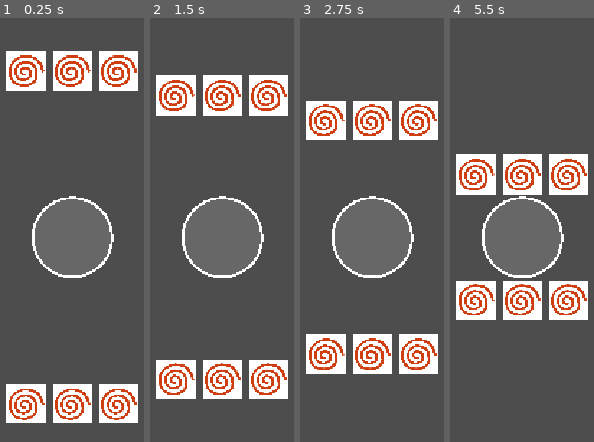
Above: before the commit, frames 1-4 (left to right).
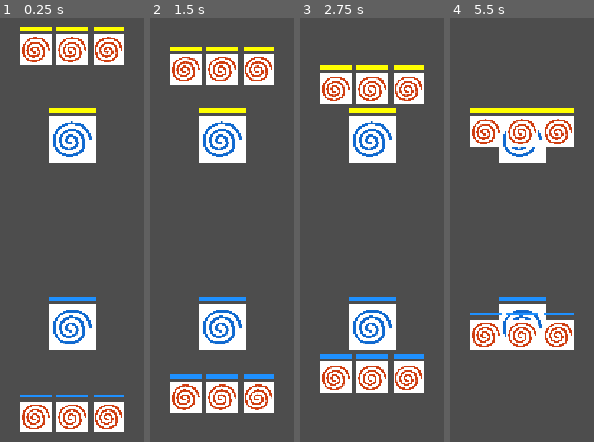
Above: after the commit, the same moments.

Repository: Mvfm-25/Deadlock-Manager
Game: Godot game, scene res://cenas/mapa.tscn
The game is run twice, just before and just after one commit, with the same random seed, the same clock (stepped at 60 frames per second) and the same inputs.
Inputs:
- Up to frame 1 (0.25 s): no input
- Up to frame 2 (1.5 s): no input
- Up to frame 3 (2.75 s): no input
- Up to frame 4 (5.5 s): no input

The runs differ from the first frame. In frame 1, 34% of the frame differs, in the area x 4-96%, y 2-98%; in frame 2, 36%, in the area x 4-96%, y 6-94%; in frame 3, 34%; in frame 4, 35%.

Commit message:
Guardiões de lane adicionados, re-ajuste de alvos prioritários.

Diff:
--- /dev/null
+++ b/deadlock-manager/cenas/guardiao.tscn
@@ -0,0 +1,14 @@
+[gd_scene format=3]
+
+[ext_resource type="PackedScene" uid="uid://dn77geqjksvdm" path="res://cenas/minion.tscn" id="1_minion"]
+[ext_resource type="Script" path="res://scripts/guardiao.gd" id="2_guardiao"]
+[ext_resource type="Texture2D" uid="uid://oagh4g8agphr" path="res://assets/Blue_On_White.png" id="3_textura"]
+
+[node name="Guardiao" instance=ExtResource("1_minion")]
+script = ExtResource("2_guardiao")
+hp = 60
+dano = 2
+
+[node name="Sprite2D" parent="." index="0"]
+texture = ExtResource("3_textura")
+scale = Vector2(1.8, 1.8)
--- a/deadlock-manager/cenas/mapa.tscn
+++ b/deadlock-manager/cenas/mapa.tscn
@@ -1,7 +1,7 @@
 [gd_scene format=3 uid="uid://3ssosdlv7an4"]
 
 [ext_resource type="PackedScene" path="res://cenas/onda.tscn" id="1_onda"]
-[ext_resource type="PackedScene" path="res://cenas/ponto_controle.tscn" id="2_ponto"]
+[ext_resource type="PackedScene" path="res://cenas/guardiao.tscn" id="2_guardiao"]
 [ext_resource type="Script" path="res://scripts/mapa.gd" id="3_mapa"]
 
 [node name="Mapa" type="Node2D" unique_id=133120531]
@@ -11,13 +11,21 @@
 
 [node name="Spawns" type="Node2D" parent="." unique_id=487443152]
 
-[node name="SpawnMother" type="Node2D" parent="Spawns" unique_id=582875992 groups=["spawn_ArchMother"]]
-position = Vector2(0, 2600)
+[node name="SpawnMother" type="Node2D" parent="Spawns" unique_id=582875992 groups=["spawn", "spawn_ArchMother"]]
+position = Vector2(0, 3600)
 
-[node name="SpawnKing" type="Node2D" parent="Spawns" unique_id=1894555378 groups=["spawn_HiddenKing"]]
-position = Vector2(0, -2600)
+[node name="SpawnKing" type="Node2D" parent="Spawns" unique_id=1894555378 groups=["spawn", "spawn_HiddenKing"]]
+position = Vector2(0, -3600)
 
-[node name="PontoControle" parent="." instance=ExtResource("2_ponto")]
+[node name="Guardioes" type="Node2D" parent="."]
+
+[node name="GuardiaoMother" parent="Guardioes" instance=ExtResource("2_guardiao")]
+position = Vector2(0, 1800)
+equipe = "ArchMother"
+
+[node name="GuardiaoKing" parent="Guardioes" instance=ExtResource("2_guardiao")]
+position = Vector2(0, -1800)
+equipe = "HiddenKing"
 
 [node name="Ondas" type="Node2D" parent="." unique_id=1656990257]
 
@@ -29,7 +37,7 @@
 
 [node name="Camera2D" type="Camera2D" parent="." unique_id=1066722705]
 position = Vector2(-6, -312)
-zoom = Vector2(0.095, 0.095)
+zoom = Vector2(0.075, 0.075)
 
 [node name="Interface" type="CanvasLayer" parent="."]
 
@@ -43,5 +51,3 @@
 theme_override_font_sizes/font_size = 64
 horizontal_alignment = 1
 vertical_alignment = 1
-
-[connection signal="capturado" from="PontoControle" to="." method="_on_ponto_controle_capturado"]
--- /dev/null
+++ b/deadlock-manager/scripts/guardiao.gd
@@ -0,0 +1,10 @@
+extends Minion
+
+class_name Guardiao
+
+# Minion buffado e imóvel que barra o avanço das ondas inimigas. Não pertence a
+# nenhuma Onda: por isso não anda e, depois de morto, não volta.
+
+# Os minions só atiram no guardião quando não há minion inimigo à vista.
+func alvoDeUltimaOpcao() -> bool :
+	return true
--- a/deadlock-manager/scripts/minion.gd
+++ b/deadlock-manager/scripts/minion.gd
@@ -11,11 +11,25 @@
 const DESLOCAMENTO_TRACER = 60.0
 const DURACAO_TRACER = 0.3
 
+# Cor do fundo da barra de hp de cada equipe; o preenchimento usa a cor do tiro.
+const CORES_FUNDO_HP = {
+	"HiddenKing": Color.BLACK,
+	"ArchMother": Color.WHITE,
+}
+const ALTURA_BARRA_HP = 80.0
+const MARGEM_BARRA_HP = 60.0
+
 # Emitido ao morrer; a Onda usa para saber quando re-spawnar.
 signal morreu
 
-var hp = 10
-var hp_atual = 10
+@export var hp:int = 10
+var hp_atual = 10 :
+	set(valor) :
+		hp_atual = valor
+		queue_redraw()
+
+# Quanto de hp cada tiro tira do alvo
+@export var dano:int = 1
 
 # Valor default
 @export var equipe = "Espiritos"
@@ -66,12 +80,22 @@
 		alvo = null
 	reavaliaAlvos()
 
-# Reordena 'listaPrioritariaAlvos' por hp_atual (maior primeiro) e, caso não
-# esteja atirando em ninguém, começa a atirar no primeiro da lista.
+# Alvos de última opção só levam tiro quando não há outro inimigo à vista.
+# O Guardiao sobrescreve.
+func alvoDeUltimaOpcao() -> bool :
+	return false
+
+# Reordena 'listaPrioritariaAlvos' por hp_atual (maior primeiro), com os alvos
+# de última opção no fim, e, caso não esteja atirando em ninguém, começa a
+# atirar no primeiro da lista. Quem atira num alvo de última opção troca assim
+# que aparece outro inimigo.
 # Minions mortos (escondidos) são ignorados e deixam de ser alvo.
 func reavaliaAlvos() -> void :
 	listaPrioritariaAlvos = inimigosEmRaio.filter(func(m): return m.visible)
-	listaPrioritariaAlvos.sort_custom(func(a, b): return a.hp_atual > b.hp_atual)
+	listaPrioritariaAlvos.sort_custom(func(a, b):
+		if a.alvoDeUltimaOpcao() != b.alvoDeUltimaOpcao() :
+			return b.alvoDeUltimaOpcao()
+		return a.hp_atual > b.hp_atual)
 	if alvo != null and not alvo.visible :
 		alvo = null
 	if listaPrioritariaAlvos.is_empty() :
@@ -79,6 +103,8 @@
 	elif alvo == null :
 		alvo = listaPrioritariaAlvos[0]
 		$Cadencia.start()
+	elif alvo.alvoDeUltimaOpcao() and not listaPrioritariaAlvos[0].alvoDeUltimaOpcao() :
+		alvo = listaPrioritariaAlvos[0]
 
 # Chamada a cada timeout do Timer 'Cadencia', enquanto houver alvo.
 func atira() -> void :
@@ -89,7 +115,7 @@
 		$Cadencia.stop()
 		return
 	desenhaTracer(alvo.global_position)
-	alvo.hp_atual -= 1
+	alvo.hp_atual -= dano
 	if alvo.hp_atual <= 0 :
 		alvo.morre()
 		reavaliaAlvos()
@@ -134,8 +160,19 @@
 	$Visao/CollisionShape2D.set_deferred("disabled", false)
 
 
+# Barra de hp acima da cabeça, da largura da hit box: o fundo e, por cima, a
+# fração de hp que resta, nas cores da equipe.
+func _draw() -> void :
+	var raio = $HitBox/CollisionShape2D.shape.radius
+	var canto = Vector2(-raio, -raio - MARGEM_BARRA_HP - ALTURA_BARRA_HP)
+	var fracao = clamp(float(hp_atual) / hp, 0.0, 1.0)
+	draw_rect(Rect2(canto, Vector2(raio * 2.0, ALTURA_BARRA_HP)), CORES_FUNDO_HP.get(equipe, Color.DIM_GRAY))
+	draw_rect(Rect2(canto, Vector2(raio * 2.0 * fracao, ALTURA_BARRA_HP)), CORES_TIRO.get(equipe, Color.WHITE))
+
+
 func _ready() -> void:
 	ajustaColisoes()
+	hp_atual = hp
 
 
 # Sem alvo, anda até o seu lugar na formação da onda; com alvo, fica parado atirando.
--- a/deadlock-manager/scripts/onda.gd
+++ b/deadlock-manager/scripts/onda.gd
@@ -21,7 +21,7 @@
 # Ponto de spawn da equipe: o nó do mapa que está no grupo "spawn_<equipe>".
 var spawnPoint:Node2D = null
 
-# Fim da lane: o nó do mapa que está no grupo "ponto_controle".
+# Fim da lane: o spawn point inimigo, o nó do grupo "spawn" que não é o da equipe.
 var destino:Node2D = null
 
 # Quanto a onda já andou pela lane, em pixels a partir do spawn point.
@@ -37,7 +37,7 @@
 func origem() -> Vector2 :
 	return spawnPoint.global_position if spawnPoint != null else global_position
 
-# Vetor do início ao fim da lane: uma reta do spawn point ao ponto de controle.
+# Vetor do início ao fim da lane: uma reta do spawn point ao spawn point inimigo.
 func lane() -> Vector2 :
 	return destino.global_position - origem() if destino != null else Vector2.ZERO
 
@@ -89,9 +89,12 @@
 	spawnPoint = get_tree().get_first_node_in_group("spawn_" + equipe) as Node2D
 	if spawnPoint == null :
 		push_warning("Onda '%s': nenhum spawn point no grupo 'spawn_%s'." % [name, equipe])
-	destino = get_tree().get_first_node_in_group("ponto_controle") as Node2D
+	for spawn in get_tree().get_nodes_in_group("spawn") :
+		if spawn != spawnPoint :
+			destino = spawn as Node2D
+			break
 	if destino == null :
-		push_warning("Onda '%s': nenhum nó no grupo 'ponto_controle'." % name)
+		push_warning("Onda '%s': nenhum spawn point inimigo no grupo 'spawn'." % name)
 	criaMinions()
 
 
Not shown, added: deadlock-manager/scripts/guardiao.gd.uid
